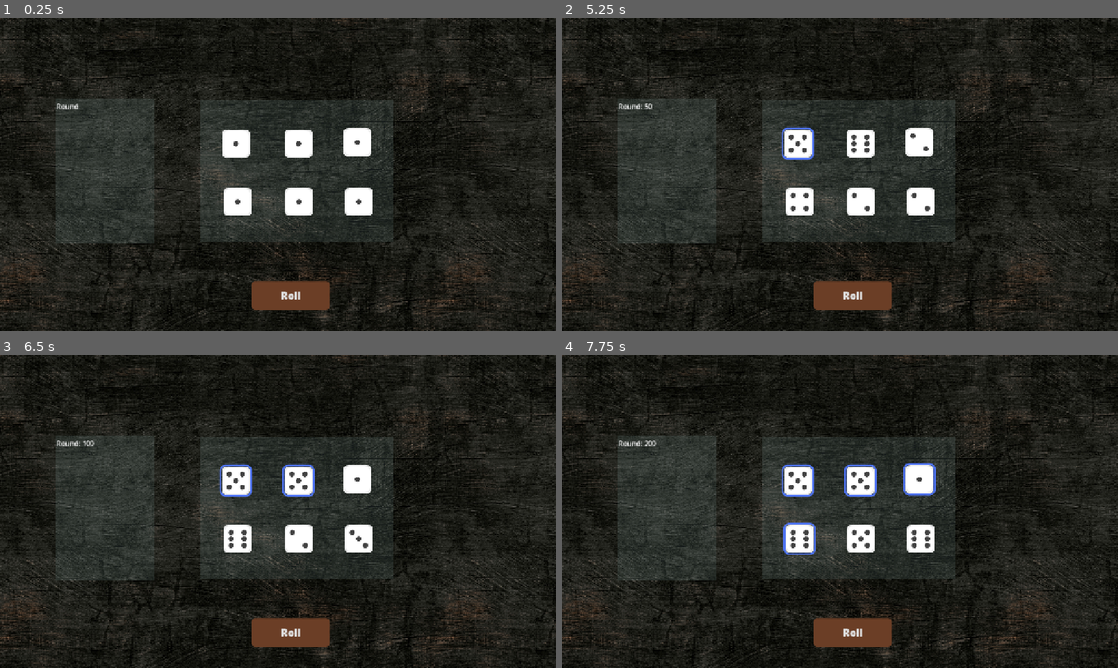
Above: before the commit, frames 1-4 (two rows, left to right).
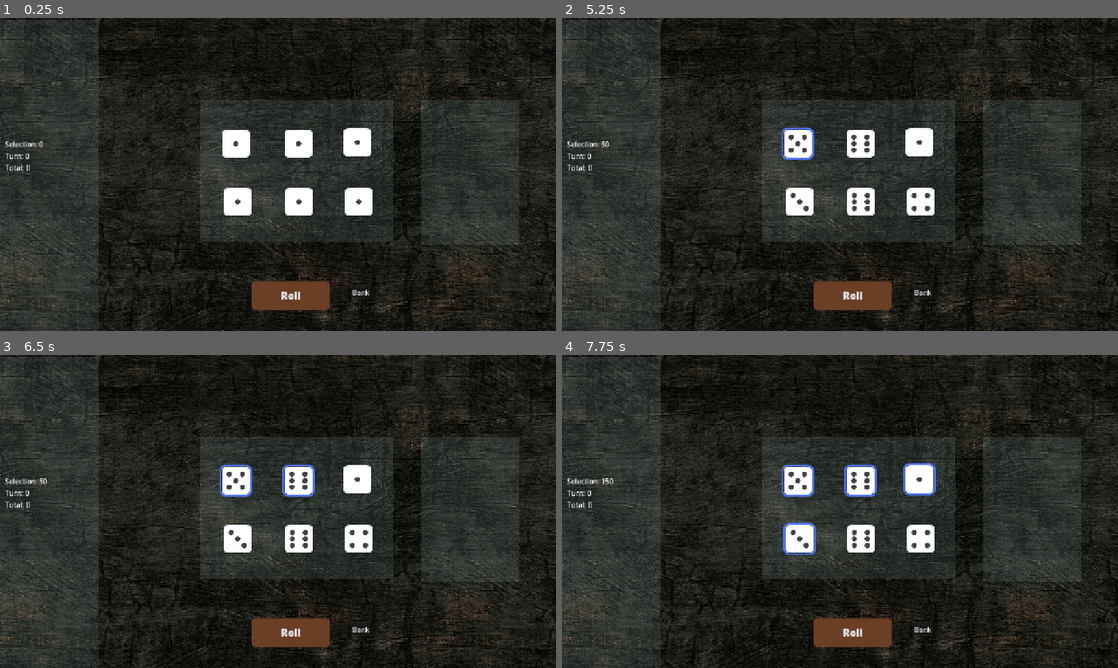
Above: after the commit, the same moments.

Repository: lngka/1-more-roll
Game: Godot game, scene res://scenes/main.tscn
The game is run twice, just before and just after one commit, with the same random seed, the same clock (stepped at 60 frames per second) and the same inputs.
Inputs (mouse positions are in pixels of both pictures, inside the frame that each line leads up to):
- Up to frame 1 (0.25 s): no input
- Up to frame 2 (5.25 s): click "Roll" at 0.5 s; click (923, 293) at 1.25 s, where only the run after the commit has a clickable "Bank"; click "Roll" at 2 s; click (923, 293) at 2.75 s, where only the run after the commit has a clickable "Bank"; click "Roll" at 3.5 s; click (923, 293) at 4.25 s, where only the run after the commit has a clickable "Bank"; tap Enter at 5 s; move the mouse to (795, 143) at 5.02 s; press the mouse at (795, 143) at 5.03 s
- Up to frame 3 (6.5 s): tap Space at 5.75 s; move the mouse to (300, 480) at 5.77 s; release the mouse at (300, 480) at 5.78 s; click (300, 480) at 5.85 s
- Up to frame 4 (7.75 s): tap Enter at 6.5 s; move the mouse to (917, 480) at 6.52 s; press the mouse at (917, 480) at 6.53 s; tap Space at 7.25 s; move the mouse to (801, 539) at 7.27 s; release the mouse at (801, 539) at 7.28 s; click (801, 539) at 7.35 s

The runs differ from the first frame. In frame 1, 0.9% of the frame differs, in the area x 0-94%, y 0-100%; in frame 2, 1.1%; in frame 3, 1.2%; in frame 4, 1.2%.

Commit message:
added banked state

Diff:
--- a/scenes/dice.gd
+++ b/scenes/dice.gd
@@ -1,16 +1,17 @@
 extends Area2D
 
 @export var face_textures: Array[Texture2D]
-@export var held_style: StyleBoxFlat
-signal held_changed
+@export var selected_style: StyleBoxFlat
+signal selected_changed
 
 
 var value := 1
-var held := false
+var selected := false
+var banked := false
 
 
 func roll():
-	if held:
+	if selected or banked:
 		return
 	value = randi_range(1, 6)
 	_update_face()
@@ -21,13 +22,16 @@
 	queue_redraw()
 
 func _draw():
-	if not held or held_style == null:
+	if not selected or selected_style == null:
 		return
-	held_style.draw(get_canvas_item(), $Face.get_rect())
+	selected_style.draw(get_canvas_item(), $Face.get_rect())
 
 
 func _on_input_event(_viewport, event: InputEvent, _shape_idx):
 	if event.is_action_pressed("select_die"):
-		held = not held
-		_update_face()
-		held_changed.emit()
+		if banked:
+			return
+		else:
+			selected = not selected
+			_update_face()
+			selected_changed.emit()
--- a/scenes/dice.tscn
+++ b/scenes/dice.tscn
@@ -30,7 +30,7 @@
 [node name="Dice" type="Area2D" unique_id=810007107]
 script = ExtResource("1_mg5ex")
 face_textures = Array[Texture2D]([ExtResource("1_27nyo"), ExtResource("3_pb8pk"), ExtResource("4_ocjtb"), ExtResource("5_dicg2"), ExtResource("6_pgf55"), ExtResource("7_dlvbc")])
-held_style = SubResource("StyleBoxFlat_jyhfs")
+selected_style = SubResource("StyleBoxFlat_jyhfs")
 metadata/_edit_group_ = true
 
 [node name="Face" type="Sprite2D" parent="." unique_id=1380474939]
--- a/scenes/main.gd
+++ b/scenes/main.gd
@@ -2,19 +2,24 @@
 
 @export var roll_sounds: Array[AudioStream]
 
+var turn_score := 0
+var banked_score := 0
+var first_roll_of_turn := true
+
 # Called when the node enters the scene tree for the first time.
 func _ready() -> void:
+	_refresh_score_labels()
 	$Music.play()
 	for die in $DiceGroup.get_children():
-		die.held_changed.connect(_on_die_held_changed)
+		die.selected_changed.connect(_on_die_selected_changed)
 
 
-func _on_die_held_changed() -> void:
+func _on_die_selected_changed() -> void:
 	var values: Array[int] = []
 	for die in $DiceGroup.get_children():
-		if die.held:
+		if die.selected:
 			values.append(die.value)
-	$CanvasLayer/HeldScoreLabel.text = "Round: %d" % score_dice(values)
+	$CanvasLayer/SelectionScoreLabel.text = "Selection: %d" % score_dice(values)
 
 
 # Một viên xúc xắc chỉ thuộc một tổ hợp. Sảnh và bộ ba có thể tranh nhau
@@ -70,14 +75,20 @@
 			points += 50 * n
 	return points
 
-
 func _on_roll_button_pressed() -> void:
 	var any_rolled := false
 	for die in $DiceGroup.get_children():
-		if die.held:
+		if die.selected or die.banked:
 			continue
 		die.roll()
 		any_rolled = true
 	if any_rolled:
 		$RollSound.stream = roll_sounds.pick_random()
 		$RollSound.play()
+
+func _on_bank_button_pressed() -> void:
+	pass
+
+func _refresh_score_labels() -> void:
+	$CanvasLayer/TurnScoreLabel.text = "Turn: %d" % turn_score
+	$CanvasLayer/BankedScoreLabel.text = "Total: %d" % banked_score
--- a/scenes/main.tscn
+++ b/scenes/main.tscn
@@ -85,12 +85,33 @@
 theme_override_styles/hover = SubResource("StyleBoxFlat_rc3jl")
 text = "Roll"
 
-[node name="HeldScoreLabel" type="Label" parent="CanvasLayer" unique_id=840481056]
-offset_left = 130.0
-offset_top = 192.0
-offset_right = 181.0
-offset_bottom = 215.0
-text = "Round"
+[node name="SelectionScoreLabel" type="Label" parent="CanvasLayer" unique_id=840481056]
+offset_left = 11.0
+offset_top = 279.0
+offset_right = 100.0
+offset_bottom = 302.0
+text = "Selection: 0"
+
+[node name="TurnScoreLabel" type="Label" parent="CanvasLayer" unique_id=1357745187]
+offset_left = 12.0
+offset_top = 306.0
+offset_right = 66.0
+offset_bottom = 329.0
+text = "Turn: 0"
+
+[node name="BankedScoreLabel" type="Label" parent="CanvasLayer" unique_id=1097774139]
+offset_left = 12.0
+offset_top = 333.0
+offset_right = 69.0
+offset_bottom = 356.0
+text = "Total: 0"
+
+[node name="BankButton" type="Button" parent="CanvasLayer" unique_id=63942696]
+offset_left = 807.0
+offset_top = 616.0
+offset_right = 855.0
+offset_bottom = 647.0
+text = "Bank"
 
 [node name="RollSound" type="AudioStreamPlayer" parent="." unique_id=917898339]
 
@@ -99,3 +120,4 @@
 volume_db = -16.0
 
 [connection signal="pressed" from="CanvasLayer/RollButton" to="." method="_on_roll_button_pressed"]
+[connection signal="pressed" from="CanvasLayer/BankButton" to="." method="_on_bank_button_pressed"]
--- a/scenes/table.tscn
+++ b/scenes/table.tscn
@@ -20,10 +20,17 @@
 mouse_filter = 2
 color = Color(0.8, 1, 1, 0.09803922)
 
-[node name="DiceKeepArea" type="ColorRect" parent="Board" unique_id=1833814742]
+[node name="DiceBankArea" type="ColorRect" parent="Board" unique_id=1833814742]
 layout_mode = 0
-offset_left = 128.0
-offset_top = 187.0
-offset_right = 355.0
-offset_bottom = 518.0
+offset_left = 969.0
+offset_top = 189.0
+offset_right = 1196.0
+offset_bottom = 520.0
 color = Color(0.8, 1, 1, 0.09803922)
+
+[node name="InfoArea" type="ColorRect" parent="Board" unique_id=937622224]
+layout_mode = 0
+offset_top = 4.0
+offset_right = 227.0
+offset_bottom = 720.0
+color = Color(0.8, 1, 1, 0.09803922)
Not shown, changed: MEMORY.md
